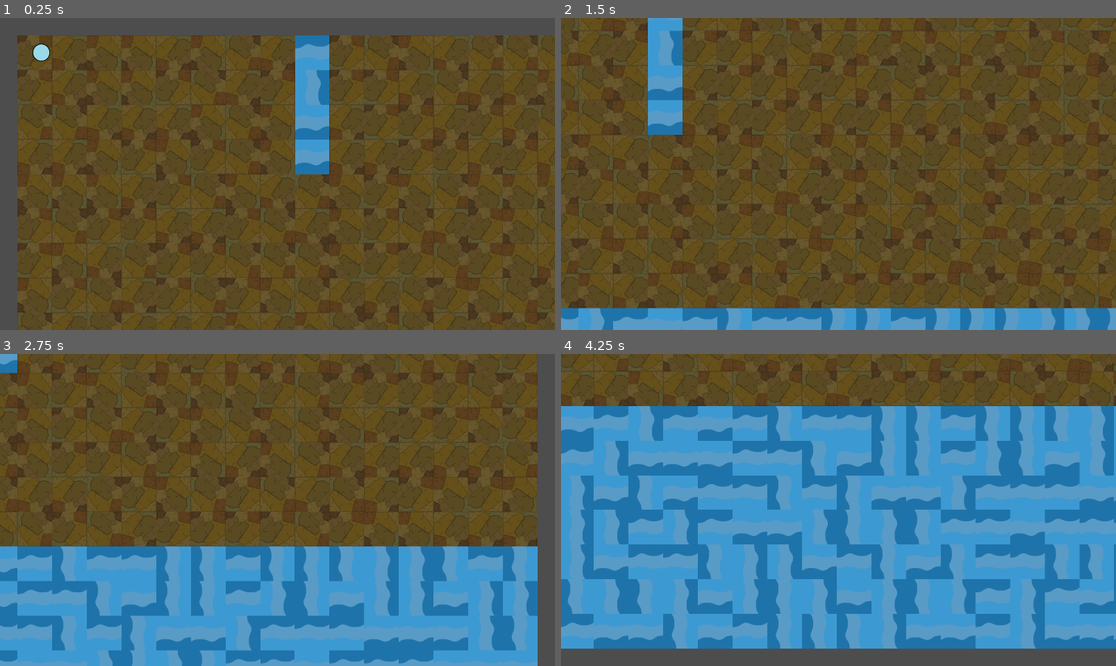
Above: before the commit, frames 1-4 (two rows, left to right).
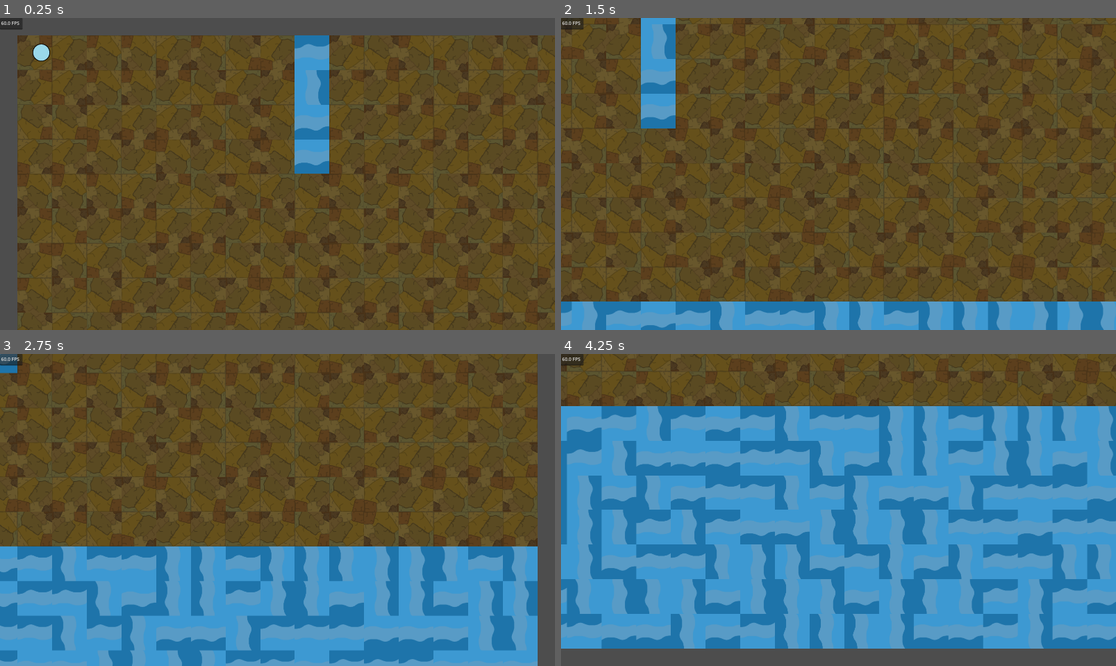
Above: after the commit, the same moments.

Repository: jokutdavid/windymob
Game: Godot game, scene res://scenes/main.tscn
Same seed, same stepped clock (60 frames per second), same inputs: the game is played once before the commit and once after it.
Inputs (mouse positions are in pixels of both pictures, inside the frame that each line leads up to):
- Up to frame 1 (0.25 s): no input
- Up to frame 2 (1.5 s): move the mouse to (960, 158) at 0.52 s; hold Right (ui_right) 0.53-1.25 s; click (960, 158) at 0.67 s; drag from (727, 189) to (577, 52) at 1.27 s
- Up to frame 3 (2.75 s): move the mouse to (333, 441) at 2.02 s; hold Right (ui_right) from 2.03 s (still down)
- Up to frame 4 (4.25 s): release Right (ui_right) at 2.75 s; tap Enter at 2.75 s; drag from (810, 572) to (627, 357) at 2.77 s; move the mouse to (1005, 556) at 3.52 s; hold Left (ui_left) from 3.53 s (still down)

The runs differ from the first frame. In frame 1, 0.2% of the frame differs, in the area x 0-72%, y 0-95%; in frame 2, 15%; in frame 3, 0.2%; in frame 4, 28%, in the area x 0-100%, y 0-95%.

Commit message:
Refactors art assets and adds GUI
Moves terrain and building assets to a dedicated "tiles" folder for better organization.
Deletes unused road assets.
Adds a basic GUI element to display the current FPS.
Refactors tile type selection and human pathfinding for more clarity.

Diff:
--- a/scenes/main.tscn
+++ b/scenes/main.tscn
@@ -1,9 +1,10 @@
-[gd_scene load_steps=5 format=3 uid="uid://ba8s10n0og28j"]
+[gd_scene load_steps=6 format=3 uid="uid://ba8s10n0og28j"]
 
 [ext_resource type="Script" uid="uid://ber26ejbwc8vw" path="res://scripts/main.gd" id="1_sugp2"]
 [ext_resource type="Script" uid="uid://d3q6vukrp1w8v" path="res://scripts/tiles_node.gd" id="2_jyhfs"]
 [ext_resource type="PackedScene" uid="uid://qjid15y3rmo2" path="res://scenes/human.tscn" id="3_jyhfs"]
 [ext_resource type="Script" uid="uid://cshywi32jjfji" path="res://scripts/camera_2d.gd" id="3_tbgi4"]
+[ext_resource type="Script" uid="uid://ctyn22npyv884" path="res://scripts/gui.gd" id="5_tbgi4"]
 
 [node name="Main" type="Node2D"]
 script = ExtResource("1_sugp2")
@@ -21,6 +22,13 @@
 
 [node name="Camera2D" type="Camera2D" parent="."]
 visible = false
-position_smoothing_enabled = true
 position_smoothing_speed = 30.0
 script = ExtResource("3_tbgi4")
+
+[node name="GUI" type="CanvasLayer" parent="."]
+script = ExtResource("5_tbgi4")
+
+[node name="FPSCounter" type="TextEdit" parent="GUI"]
+offset_right = 78.0
+offset_bottom = 40.0
+text = "59,9 FPS"
--- /dev/null
+++ b/scripts/gui.gd
@@ -0,0 +1,4 @@
+extends CanvasLayer
+
+func _process(delta):
+	$FPSCounter.text = str(round(1 / delta)) + " FPS"
--- a/scripts/human.gd
+++ b/scripts/human.gd
@@ -8,7 +8,7 @@
 func _ready():
 	TilesNode = get_parent().get_node("../TilesNode")
 
-	path = TilesNode.astar.get_point_path(Vector2(0, 0), Vector2(10, 0))
+	path = TilesNode.hastar.get_point_path(Vector2(0, 0), Vector2(10, 0))
 
 
 func _process(delta):
--- a/scripts/tile.gd
+++ b/scripts/tile.gd
@@ -1,15 +1,28 @@
 extends Node2D
 
-@export var type = tile_type.dirt
+@export var type = ttp.dirt
+var level = 1
+
 var id : Vector2
 
-var old_type = tile_type.none
+var old_type = ttp.none
 
-enum tile_type {
+enum ttp {
 	none,
 	dirt,
-	shallow_water,
+	water,
 }
+
+func return_enum_name(type: ttp) -> String:
+	var result
+	match type:
+		ttp.dirt:
+			result = "dirt"
+		ttp.water:
+			result = "water"
+		_:
+			result = "na"
+	return result
 
 func randomize_texture_rotations():
 	match randi_range(0, 3):
@@ -24,14 +37,10 @@
 
 func update_sprite():
 	var texture_rect = $Area2D/TextureRect
-	var texture : Texture
-	match type:
-		tile_type.dirt:
-			texture = preload("res://art/terrain/dirt_01.png")
-		tile_type.shallow_water:
-			texture = preload("res://art/terrain/shallow_water_01.png")
-		_:
-			texture = preload("res://art/terrain/dirt_01.png")
+	var name = return_enum_name(type)
+	var path = "res://art/tiles/" + name + "_" + str(level) + ".png"
+	var texture = load(path)
+
 	texture_rect.texture = texture
 
 func _ready():
--- a/scripts/tiles_node.gd
+++ b/scripts/tiles_node.gd
@@ -3,16 +3,16 @@
 var Tile = preload("res://scenes/tile.tscn")
 var tile_grid : Array = []
 
-var astar = AStarGrid2D.new()
+var hastar = AStarGrid2D.new() # hastar -> human astar (pathfinding A* for humans)
 var Main
 
 func _ready():
 	Main = get_parent().get_parent()
 #	A* setup
-	astar.size = Main.row_cols
-	astar.cell_size = Vector2(Main.tile_width, Main.tile_width)
-	astar.diagonal_mode = AStarGrid2D.DIAGONAL_MODE_NEVER
-	astar.update()
+	hastar.size = Main.row_cols
+	hastar.cell_size = Vector2(Main.tile_width, Main.tile_width)
+	hastar.diagonal_mode = AStarGrid2D.DIAGONAL_MODE_NEVER
+	hastar.update()
 
 
 	for y in Main.row_cols.y:
@@ -24,13 +24,14 @@
 
 			tile_child.id = Vector2(x, y)
 
+			tile_child.level = 1
 			if y > 8 or (x == 8 and y < 4):
-				tile_child.type = tile_child.tile_type.shallow_water
-				astar.set_point_solid(Vector2(x, y), true)
+				tile_child.type = tile_child.ttp.water
+				hastar.set_point_solid(Vector2(x, y), true)
 			else:
-				tile_child.type = tile_child.tile_type.dirt
-				astar.set_point_solid(Vector2(x, y), false)
+				tile_child.type = tile_child.ttp.dirt
+				hastar.set_point_solid(Vector2(x, y), false)
 
 			tile_grid[y].append(tile_child)
 
-	astar.update()
+	hastar.update()
Binary file removed: art/Untitled.jpeg
Not shown, removed: art/Untitled.jpeg.import
Binary file removed: art/road/road_00_01.png
Binary file removed: art/road/road_00_02.png
Binary file removed: art/road/road_00_03.png
Binary file removed: art/road/road_00_04.png
Renamed: art/terrain/dirt_00.png -> art/tiles/dirt_0.png
Not shown, changed: art/tiles/dirt_0.png.import
Not shown, changed: art/tiles/dirt_00.png.import
Not shown, changed: art/tiles/dirt_01.png.import
Renamed: art/terrain/dirt_01.png -> art/tiles/dirt_1.png
Not shown, changed: art/tiles/dirt_1.png.import
(and 7 more such lines)
